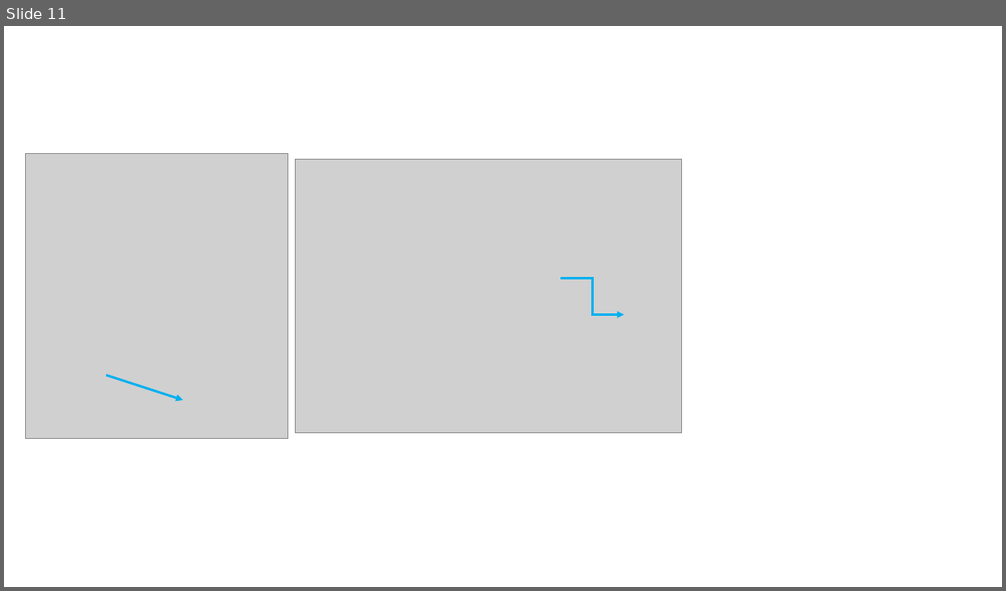
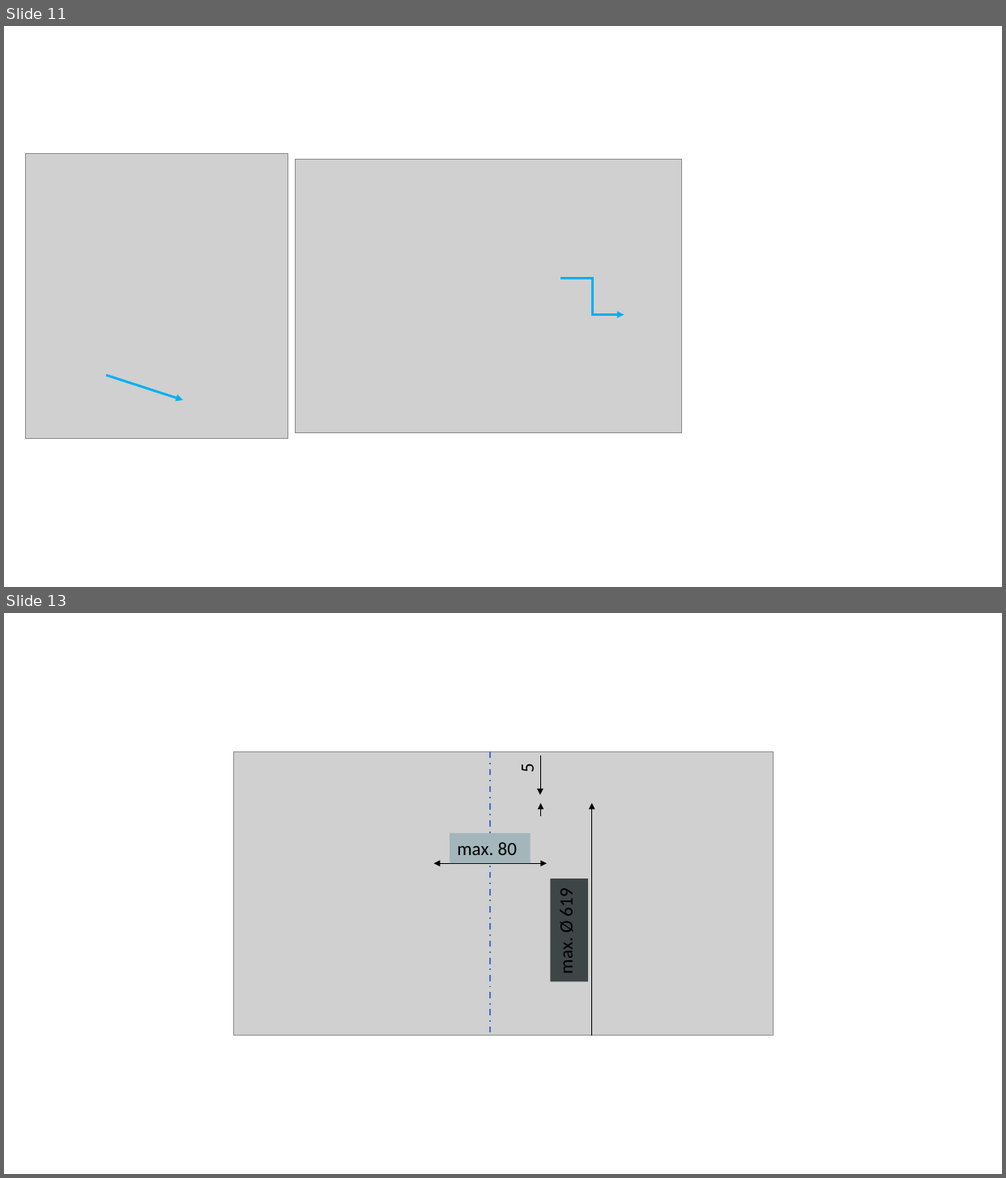
Before and after one commit to MattdewT/KE4, a slide deck: Grafiken.pptx. Shown one above the other, each under a label of ours: slide 11 before the commit, slides 11 and 13 after it; the slides between them are not shown. The pictures are 1006x591 and 1006x1178 pixels, drawn with LibreOffice and Linux fonts; fonts in the diff are those of the drawing; grey boxes stand for pictures. Boxes give left, top, right and bottom in pixels: in the first picture for what was removed or moved away, otherwise in the second. Text is boxed around its words. In the diff, an @@ line names an element or a change of style, - is before the commit and + after.

```diff
--- a/Grafiken.pptx
+++ b/Grafiken.pptx
@@ slide 13 added at box(4, 613, 1002, 1174), background #FFFFFF @@
@@ picture added at box(233, 752, 773, 1035) @@
@@ line added from (490, 752) to (490, 1036), #4472C4 1.5 pt dashed @@
@@ arrow added from (540, 756) to (540, 795), #000000 0.5 pt @@
@@ text added at box(516, 764, 539, 772), 18 pt, text #000000 @@
+5
@@ arrow added from (541, 816) to (541, 803), #000000 0.5 pt @@
@@ arrow added from (592, 1036) to (592, 803), #000000 0.5 pt @@
@@ rectangle added at box(450, 833, 530, 863), fill #A3B6BB, 18 pt, text #000000 @@
+max. 80
@@ double arrow added from (434, 864) to (547, 864), #000000 0.5 pt @@
@@ rectangle added at box(551, 879, 588, 982), fill #3E4547, 18 pt, text #000000 @@
+max. Ø 619
```
Also in this commit, not shown: 1 other slide added, 1 other file.
